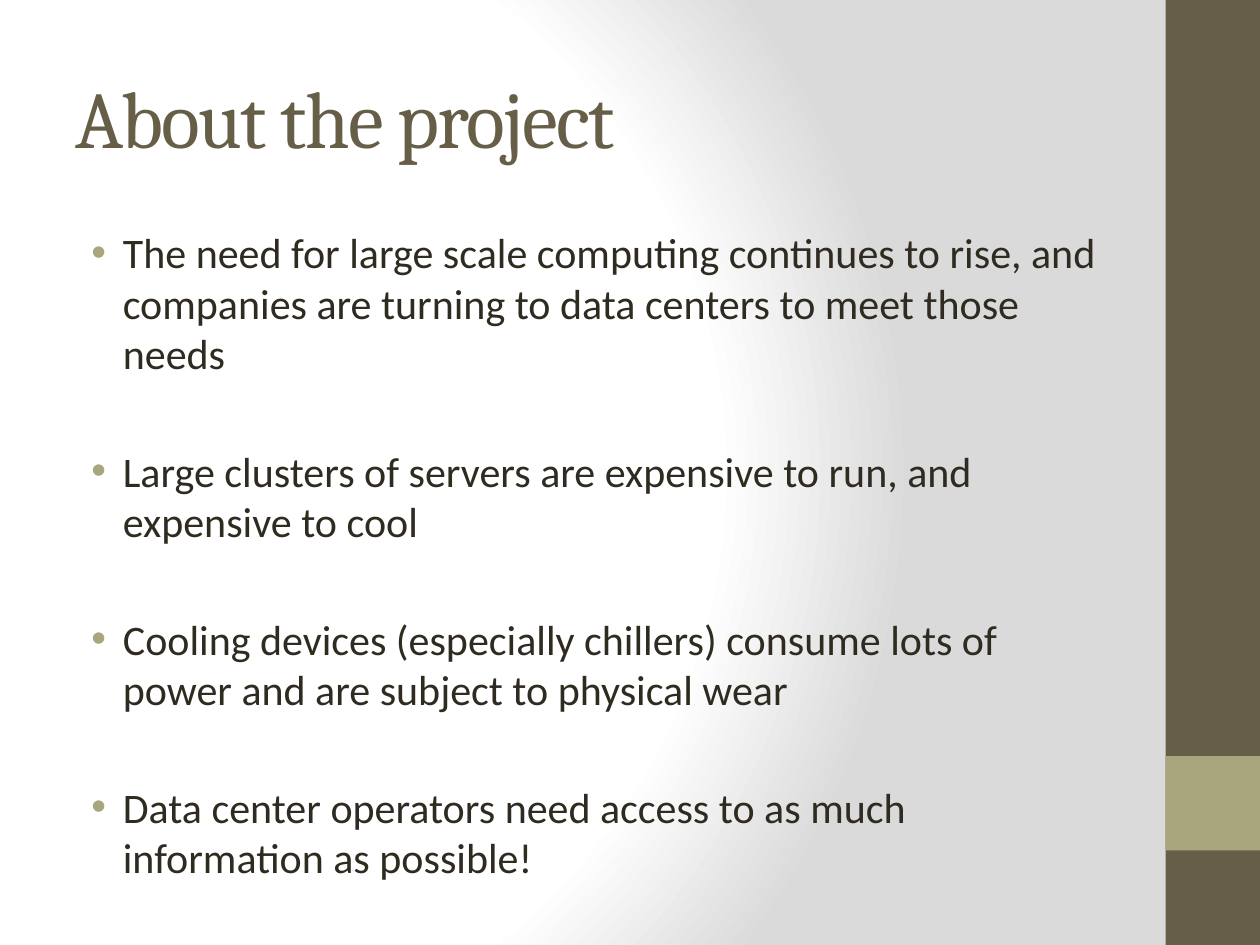
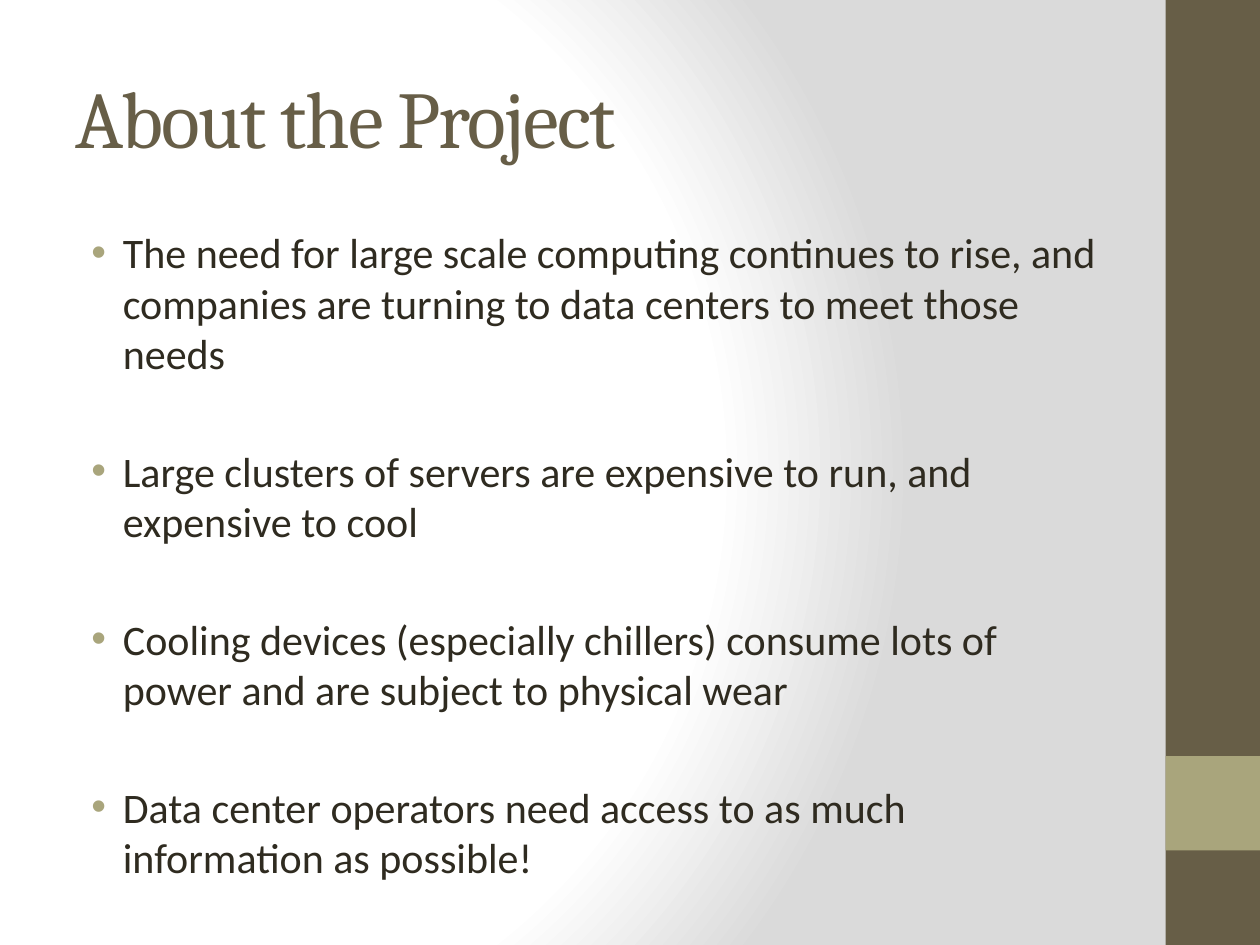
Before and after one commit to hemakumar/Data-Analysis_Group4c, a slide deck: slide 2 of paper/Integrated Data Center Power and Cooling Analysis.pptx. Drawn at 1260x945 pixels with LibreOffice and Linux fonts; fonts in the diff are those of the drawing. Boxes give left, top, right and bottom in pixels: in the first picture for what was removed or moved away, otherwise in the second. Text is boxed around its words. In the diff, an @@ line names an element or a change of style, - is before the commit and + after.

```diff
--- a/paper/Integrated Data Center Power and Cooling Analysis.pptx
+++ b/paper/Integrated Data Center Power and Cooling Analysis.pptx
@@ title at (76,92,616,166): text changed @@
-About the project
+About the Project
```
Also in this commit, not shown: 6 other slides changed, 2 slides added, 1 slide removed.
